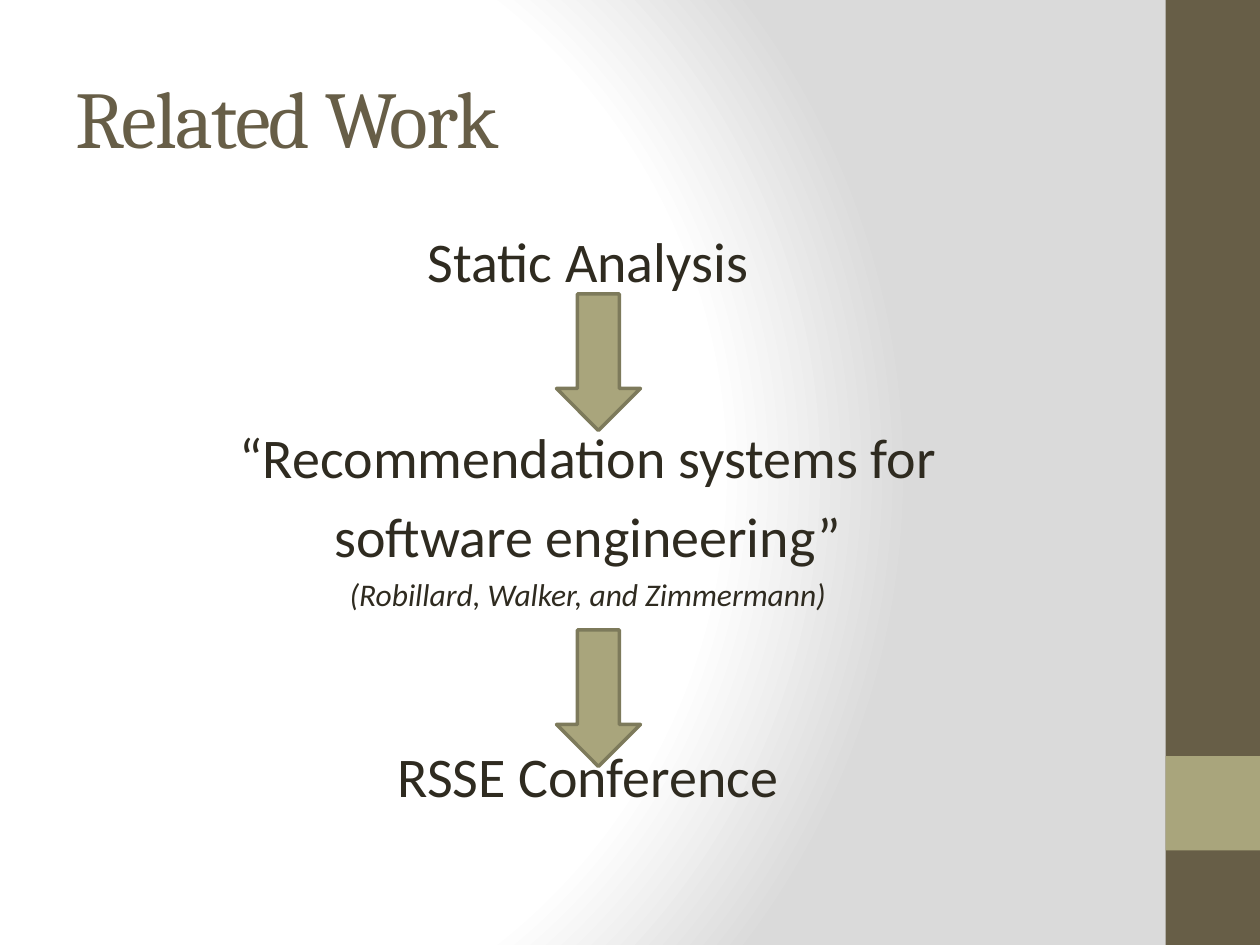
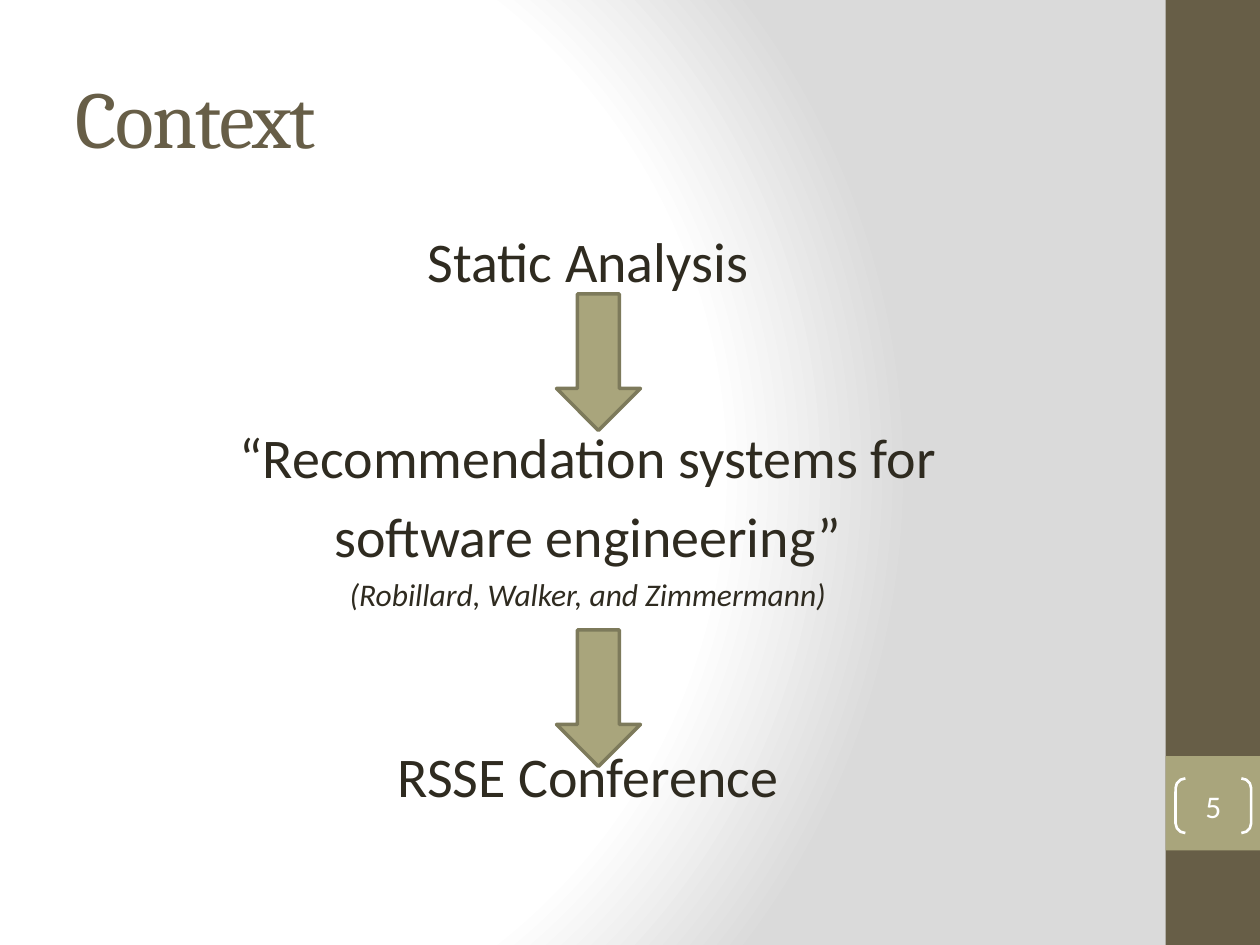
Before and after one commit to SuitAndThai/Graph-Matching, a slide deck: slide 5 of Documents/Fall Presentation.pptx (slide 3 before the commit). Drawn at 1260x945 pixels with LibreOffice and Linux fonts; fonts in the diff are those of the drawing. Boxes give left, top, right and bottom in pixels: in the first picture for what was removed or moved away, otherwise in the second. Text is boxed around its words. In the diff, an @@ line names an element or a change of style, - is before the commit and + after.

```diff
--- a/Documents/Fall Presentation.pptx
+++ b/Documents/Fall Presentation.pptx
@@ title at (x1=76, y1=93, x2=316, y2=149): text changed @@
-Related Work
+Context
@@ page number added at (x1=1176, y1=779, x2=1251, y2=833), outline #FFFFFF 1.5 pt, 18 pt, text #FFFFFF @@
+5
```
Also in this commit, not shown: 9 other slides changed, 2 slides added.
